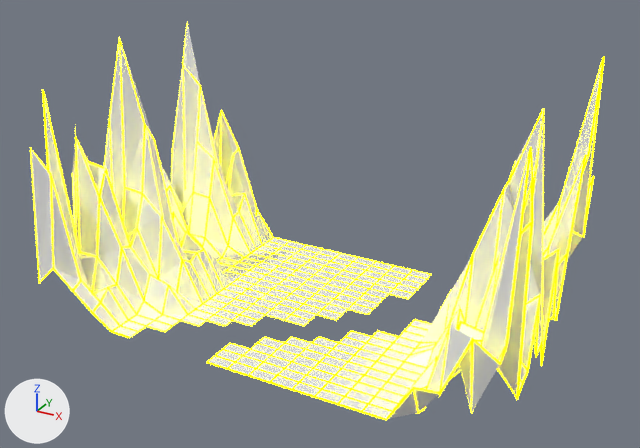
Before and after pictures for a commit that changed the Blender file Content/Assets/Tron_Flat_Holes.blend.
Before and after are seen from a camera (50 mm lens) standing at (29.7, -42.4, 33.6) and looking at (1.1, 9.5, 7.6). The axes (+X, +Y, +Z) are drawn at lower left. The lights are the same throughout.
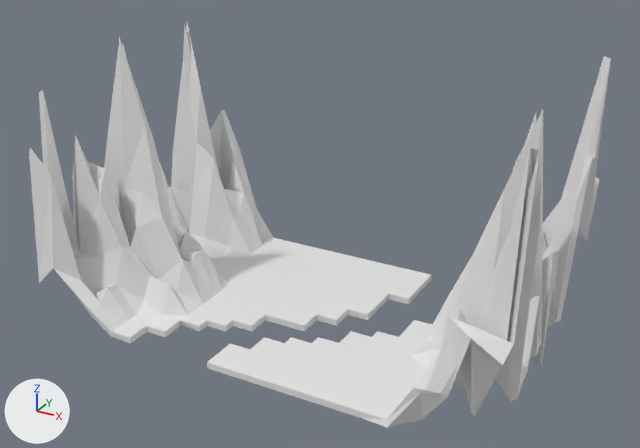
Pixel boxes [x1, y1, x2, y2] of what changed, in the pictures (640 x 448 px):
'Plane', reshaped, modifiers changed: before [31, 23, 601, 419]; after [29, 23, 611, 428]
'Plane.001', deleted (yellow): before [30, 21, 605, 420]
part 1 of me_plane, cut back: before [88, 23, 601, 419]; after [440, 148, 539, 397]

Diff of the bpy script that builds the scene:
```diff
--- a/Content/Assets/Tron_Flat_Holes.blend.py
+++ b/Content/Assets/Tron_Flat_Holes.blend.py
@@ me_plane @@
 # used by ob_plane; location = (0.0, 0.0, 0.0)
-me_plane.from_pydata(...)  # 893 vertices, 830 faces; spans x -18.0..18.0, y 0.0..20.0, z 0.0..20.1
+me_plane.from_pydata(...)  # 449 vertices, 381 faces; spans x -18.0..18.0, y 0.0..20.0, z 0.0..20.1
+# me_plane part 1: 445 vertices removed from x -18.0..18.0, y 0.0..20.0, z 0.0..20.1; 1 vertex added at x 16.3, y 1.0, z 7.3
 me_plane.materials.append(mat_material)
@@ ob_plane @@
 ob_plane.location = (0.0, 0.0, 0.0)
+_m = ob_plane.modifiers.new('Solidify', 'SOLIDIFY')
+_m.thickness = 0.5
+_m.nonmanifold_thickness_mode = 'FIXED'
+_m.nonmanifold_merge_threshold = 0.0003
+_m = ob_plane.modifiers.new('Triangulate', 'TRIANGULATE')
@@ ob_plane_001 @@
-ob_plane_001 = bpy.data.objects.new('Plane.001', me_plane_002)
-ob_plane_001.location = (0.0, 0.0, 0.0)
```
